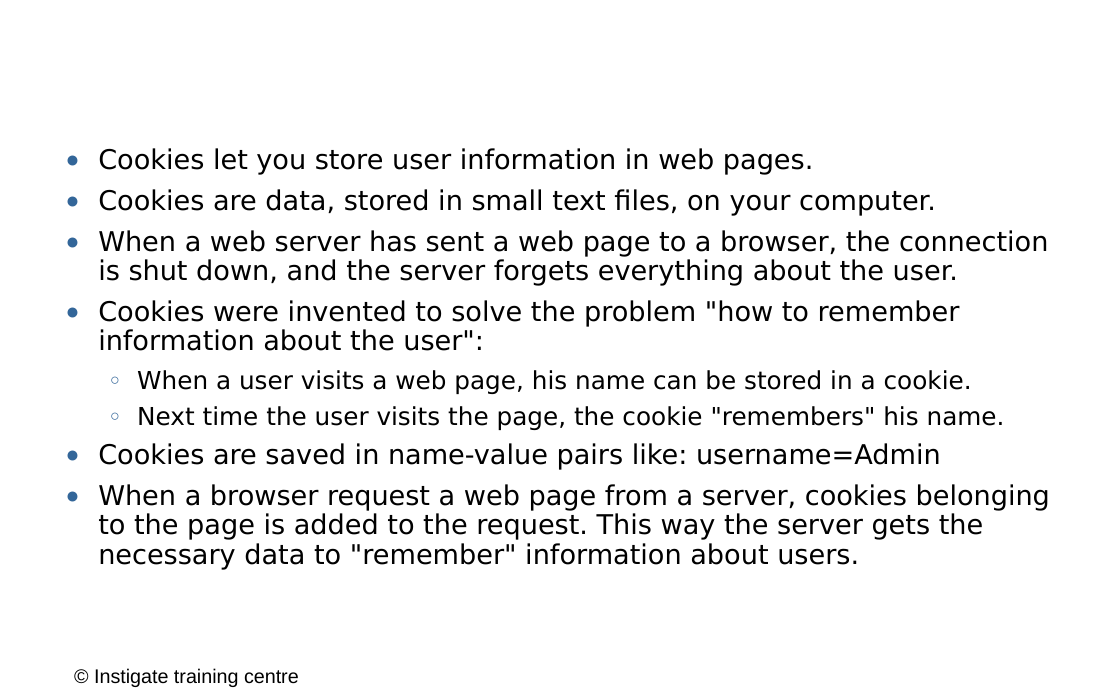
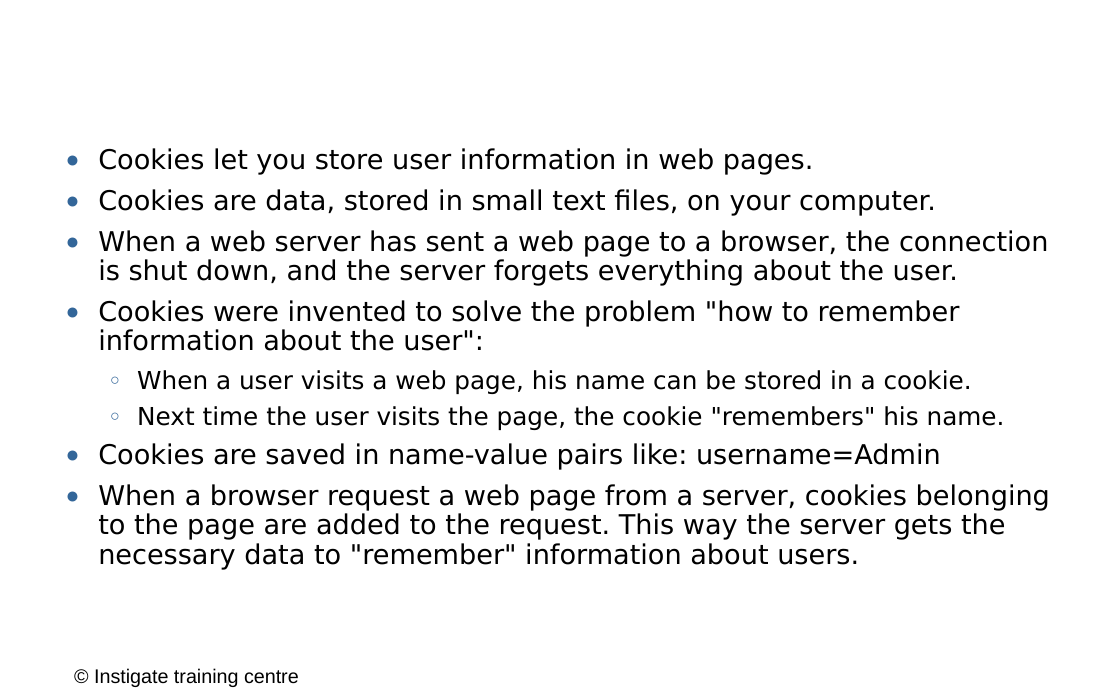
Before and after one commit to ITC-Vanadzor/ITC-7, a slide deck: slide 12 of Presentations/Javascript/6-bom.odp (slide 13 before the commit). Drawn at 1120x700 pixels with LibreOffice and Linux fonts; fonts in the diff are those of the drawing; background and template pictures are left out. Boxes give left, top, right and bottom in pixels: in the first picture for what was removed or moved away, otherwise in the second. Text is boxed around its words. In the diff, an @@ line names an element or a change of style, - is before the commit and + after.

```diff
--- a/Presentations/Javascript/6-bom.odp
+++ b/Presentations/Javascript/6-bom.odp
@@ text at [98, 484, 1050, 570]: text changed @@
-● When a browser request a web page from a server, cookies belonging to the page is added to the request. This way the server gets the necessary data to "remember" information about users.
+● When a browser request a web page from a server, cookies belonging to the page are added to the request. This way the server gets the necessary data to "remember" information about users.
```
Also in this commit, not shown: 3 other slides changed, 1 slide removed.
